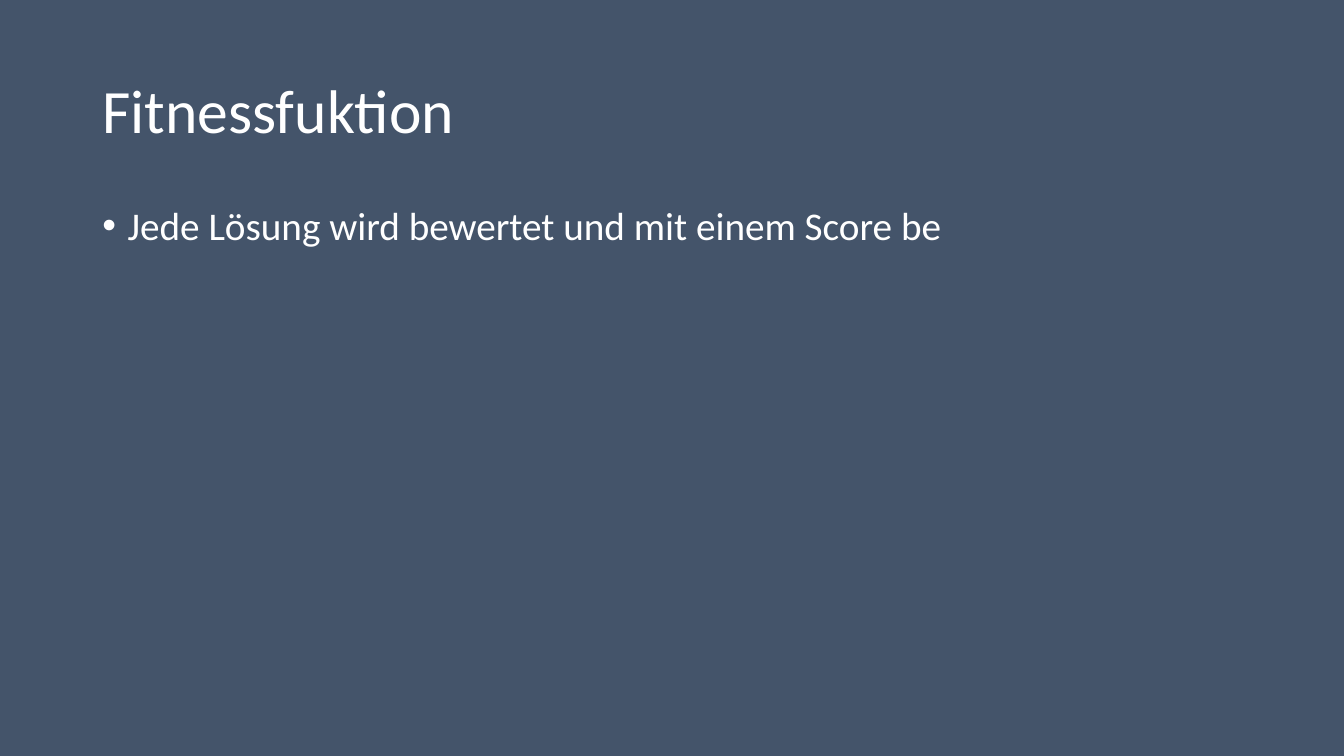
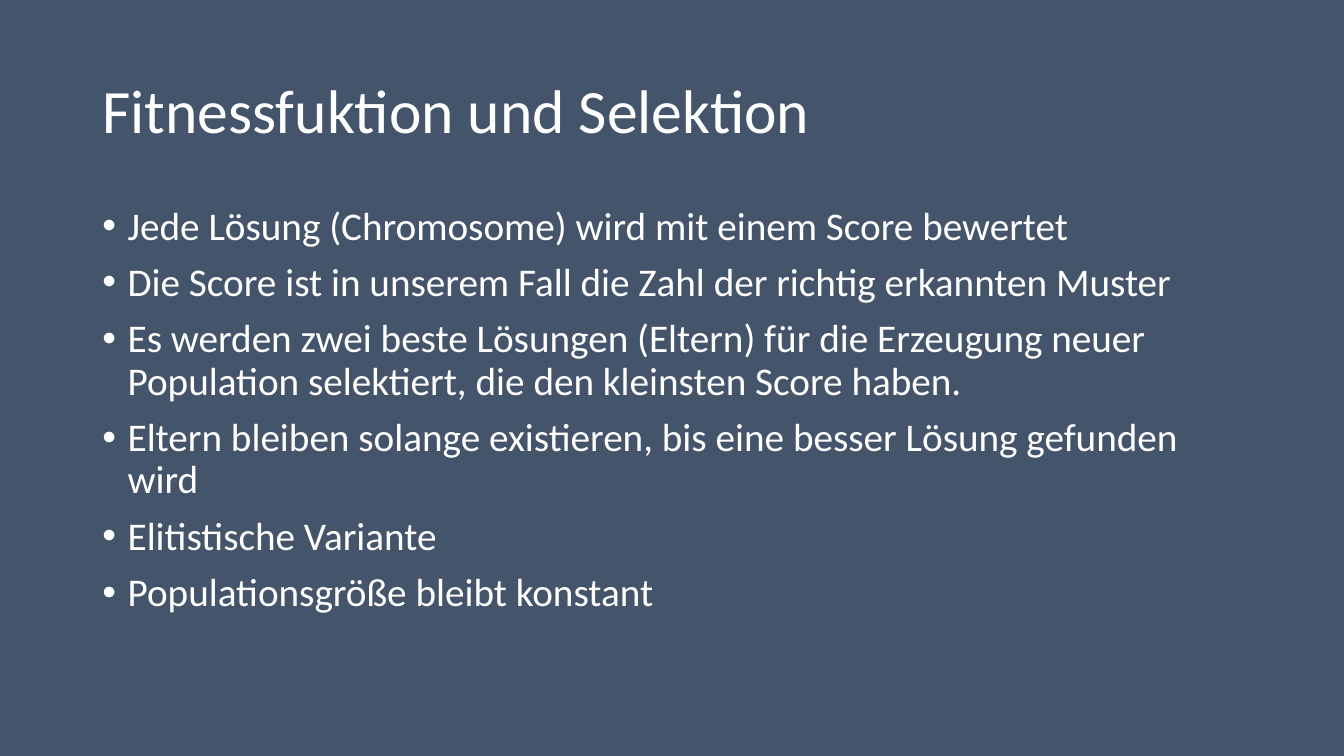
Before and after one commit to RodionKovalenko/gaFXGradle, a slide deck: slide 5 of gaFXGradle/AbgabeKovalenko/PrasentationKovalenko.pptx. Drawn at 1344x756 pixels with LibreOffice and Linux fonts; fonts in the diff are those of the drawing. Boxes give left, top, right and bottom in pixels: in the first picture for what was removed or moved away, otherwise in the second. Text is boxed around its words. In the diff, an @@ line names an element or a change of style, - is before the commit and + after.

```diff
--- a/gaFXGradle/AbgabeKovalenko/PrasentationKovalenko.pptx
+++ b/gaFXGradle/AbgabeKovalenko/PrasentationKovalenko.pptx
@@ title at bbox=[102, 90, 809, 134]: text changed @@
-Fitnessfuktion
+Fitnessfuktion und Selektion
@@ text at bbox=[128, 211, 1177, 613]: text changed @@
-• Jede Lösung wird bewertet und mit einem Score be
+• Jede Lösung (Chromosome) wird mit einem Score bewertet
+• Die Score ist in unserem Fall die Zahl der richtig erkannten Muster
+• Es werden zwei beste Lösungen (Eltern) für die Erzeugung neuer Population selektiert, die den kleinsten Score haben.
+• Eltern bleiben solange existieren, bis eine besser Lösung gefunden wird
+• Elitistische Variante
+• Populationsgröße bleibt konstant
```
Also in this commit, not shown: 2 other slides changed, 4 slides added, 1 slide removed, 31 other files.
